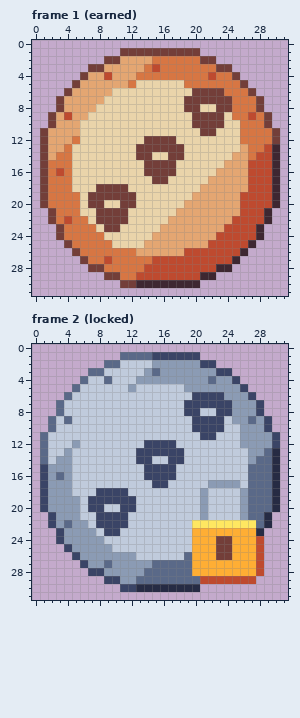
Edited in one commit: pixel-art file (art/badges/badge-pack-leader.aseprite). Above is the file before it was changed.
32x32 pixels, 2 frames. Shown: frame 1 (earned), frame 2 (locked).
And afterwards:
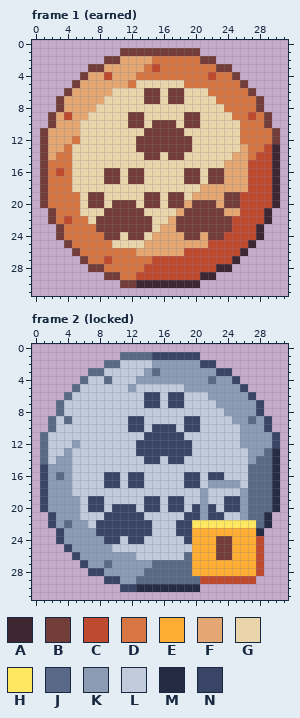
Palette (. is transparent): A #3e2731  B #733e39  C #be4a2f  D #d77643  E #feae34  F #e4a672  G #ead4aa  H #fee761  J #5a6988  K #8b9bb4  L #c0cbdc  M #262b44  N #3a4466
Edits made:
--- frame 1 (earned)
@@ x 6..27 @@
  5 FFFFFFDGGGGGGDDDDDDDB.
- 6 FFFFGGGGGGGGGGBBBBDDDB
- 7 FFFGGGGGGGGGGBBBBBBDDD
- 8 FFGGGGGGGGGGGBBGGBBDDD
- 9 FGGGGGGGGGGGGGBBBBGDDC
-10 GGGGGGGGGGGGGGBBBBGGDD
-11 GGGGGGGGGGGGGGGBBGGGDD
-12 GGGGGGGGBBBBGGGGGGGGDD
-13 GGGGGGGBBBBBBGGGGGGGFD
-14 GGGGGGGBBGGBBGGGGGGFFD
-15 GGGGGGGGBBBBGGGGGGFFFC
-16 GGGGGGGGBBBBGGGGGFFFFC
-17 GGGGGGGGGBBGGGGGFFFFFC
-18 GGBBBBGGGGGGGGGFFFFFFC
-19 GBBBBBBGGGGGGGFFFFFFCC
-20 GBBGGBBGGGGGGFFFFFFFCC
-21 GGBBBBGGGGGGFFFFFFFFCC
-22 DGBBBBGGGGGFFFFFFFFCCC
-23 DDGBBGGGGGFFFFFFFFCCCC
-24 DDDGGGGGGFFFFFFFFCCCCC
+ 6 FFFFGGGGBBGBBGGGDDDDDB
+ 7 FFFGGGGGBBGBBGGGGDDDDD
+ 8 FFGGGGGGGGGGGGGGGGDDDD
+ 9 FGGGGGBBGGGGGBBGGGGDDC
+10 GGGGGGBBGBBBGBBGGGGGDD
+11 GGGGGGGGBBBBBGGGGGGGDD
+12 GGGGGGGBBBBBBBGGGGGGDD
+13 GGGGGGGBBBBBBBGGGGGGFD
+14 GGGGGGGGBBGBBGGGGGGFFD
+15 GGGGGGGGGGGGGGGGGGFFFC
+16 GGGBBGBBGGGGGBBGBBFFFC
+17 GGGBBGBBGGGGGBBGBBFFFC
+18 GGGGGGGGGGGGGGGFFFFFFC
+19 GBBGGGGGBBGBBGFFFFBBCC
+20 GBBGBBBGBBGBBFBBBFBBCC
+21 GGGBBBBBGGGGFBBBBBFFCC
+22 DGBBBBBBBGGFBBBBBBBCCC
+23 DDBBBBBBBGFFBBBBBBBCCC
+24 DDDBBGBBGFFFFBBFBBCCCC
 25 DDDDGGGGFFFFFFFFCCCCCA
--- frame 2 (locked)
@@ x 6..27 @@
  5 LLLLLLKLLLLLLKKKKKKKN.
- 6 LLLLLLLLLLLLLLNNNNKKKN
- 7 LLLLLLLLLLLLLNNNNNNKKK
- 8 LLLLLLLLLLLLLNNLLNNKKK
- 9 LLLLLLLLLLLLLLNNNNLKKJ
-10 LLLLLLLLLLLLLLNNNNLLKK
-11 LLLLLLLLLLLLLLLNNLLLKK
-12 LLLLLLLLNNNNLLLLLLLLKK
-13 LLLLLLLNNNNNNLLLLLLLLK
-14 LLLLLLLNNLLNNLLLLLLLLK
-15 LLLLLLLLNNNNLLLLLLLLLJ
-16 LLLLLLLLNNNNLLLLLLLLLJ
-17 LLLLLLLLLNNLLLLLKKKKLJ
-18 LLNNNNLLLLLLLLLKLLLLKJ
-19 LNNNNNNLLLLLLLLKLLLLKJ
-20 LNNLLNNLLLLLLLLKLLLLKJ
-21 LLNNNNLLLLLLLLLKLLLLKJ
-22 KLNNNNLLLLLLLLHHHHHHHH
-23 KKLNNLLLLLLLLLEEEEEEEE
-24 KKKLLLLLLLLLLLEEEBBEEE
+ 6 LLLLLLLLNNLNNLLLKKKKKN
+ 7 LLLLLLLLNNLNNLLLLKKKKK
+ 8 LLLLLLLLLLLLLLLLLLKKKK
+ 9 LLLLLLNNLLLLLNNLLLLKKJ
+10 LLLLLLNNLNNNLNNLLLLLKK
+11 LLLLLLLLNNNNNLLLLLLLKK
+12 LLLLLLLNNNNNNNLLLLLLKK
+13 LLLLLLLNNNNNNNLLLLLLLK
+14 LLLLLLLLNNLNNLLLLLLLLK
+15 LLLLLLLLLLLLLLLLLLLLLJ
+16 LLLNNLNNLLLLLNNLNNLLLJ
+17 LLLNNLNNLLLLLNNLKKKKLJ
+18 LLLLLLLLLLLLLLLKLLLLKJ
+19 LNNLLLLLNNLNNLLKLLNNKJ
+20 LNNLNNNLNNLNNLNKNLNNKJ
+21 LLLNNNNNLLLLLNNKNNLLKJ
+22 KLNNNNNNNLLLNNHHHHHHHH
+23 KKNNNNNNNLLLNNEEEEEEEE
+24 KKKNNLNNLLLLLNEEEBBEEE
 25 KKKKLLLLLLLLLLEEEBBEEE
Changed places in both pictures, as pixel boxes (x1, y1, x2, y2):
changed: (96, 88, 240, 240)
changed: (96, 392, 240, 544)
